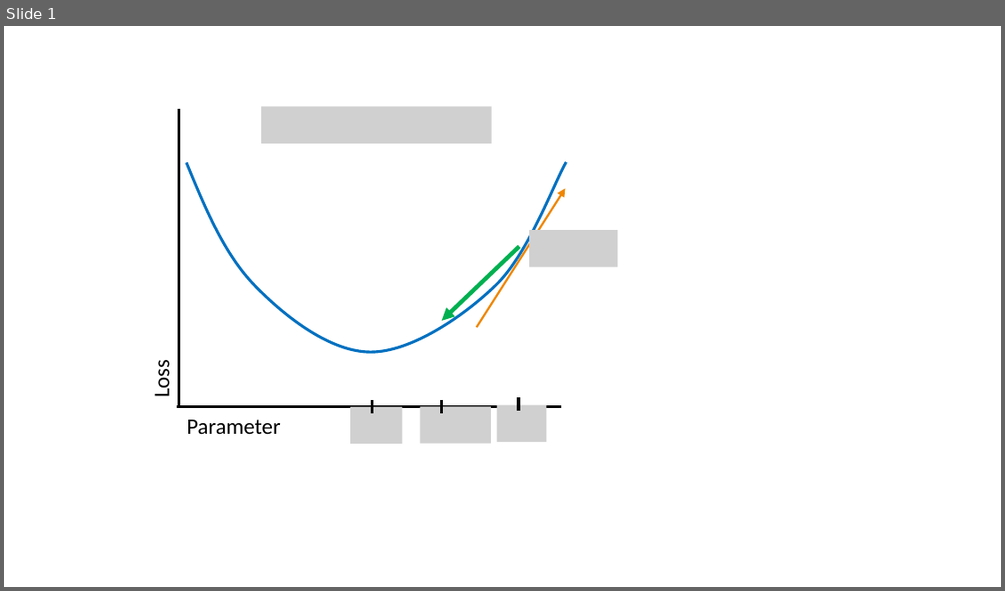
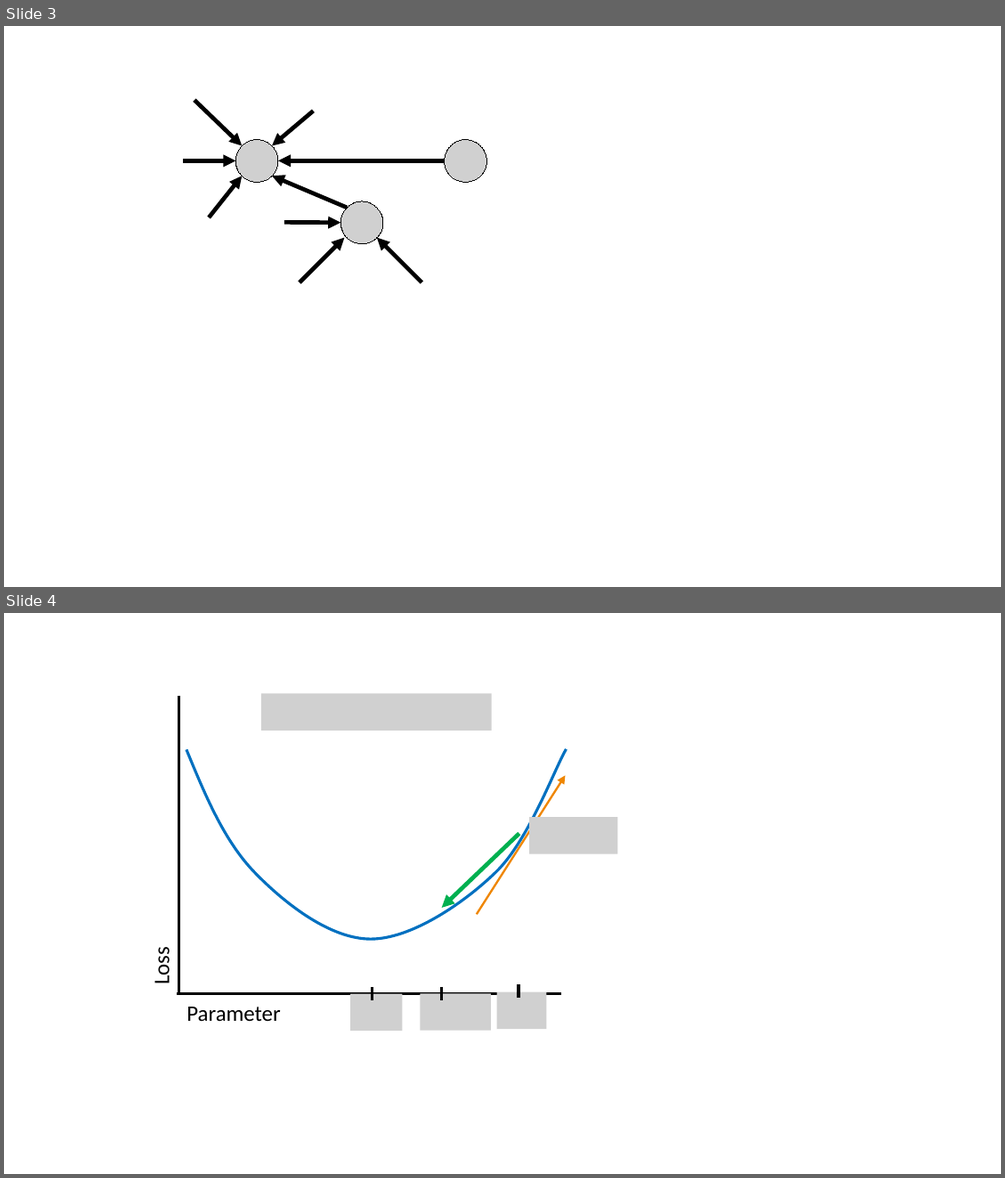
Before and after one commit to rtealwitter/datamining2025, a slide deck: notes/images.pptx. Shown one above the other, each under a label of ours: slide 1 before the commit, slides 3 and 4 after it. The pictures are 1005x591 and 1005x1178 pixels, drawn with LibreOffice and Linux fonts; fonts in the diff are those of the drawing; grey boxes stand for pictures. Boxes give left, top, right and bottom in pixels: in the first picture for what was removed or moved away, otherwise in the second. Text is boxed around its words. In the diff, an @@ line names an element or a change of style, - is before the commit and + after.

```diff
--- a/notes/images.pptx
+++ b/notes/images.pptx
@@ slide 3 added at (4, 26, 1001, 587), background #FFFFFF @@
@@ arrow added from (194, 100) to (243, 145), #000000 3 pt @@
@@ arrow added from (313, 111) to (272, 145), #000000 3 pt @@
@@ picture added at (235, 140, 278, 183) @@
@@ picture added at (445, 140, 487, 183) @@
@@ arrow added from (184, 160) to (235, 160), #000000 3 pt @@
@@ arrow added from (209, 217) to (243, 176), #000000 3 pt @@
@@ arrow added from (347, 208) to (272, 176), #000000 3 pt @@
@@ arrow added from (445, 160) to (278, 160), #000000 3 pt @@
@@ picture added at (341, 201, 384, 244) @@
@@ arrow added from (284, 223) to (341, 223), #000000 3 pt @@
@@ arrow added from (299, 282) to (344, 237), #000000 3 pt @@
@@ arrow added from (421, 282) to (377, 237), #000000 3 pt @@
@@ what was slide 1 is now slide 4 @@
```
Also in this commit, not shown: 5 other slides added, 27 other files.
